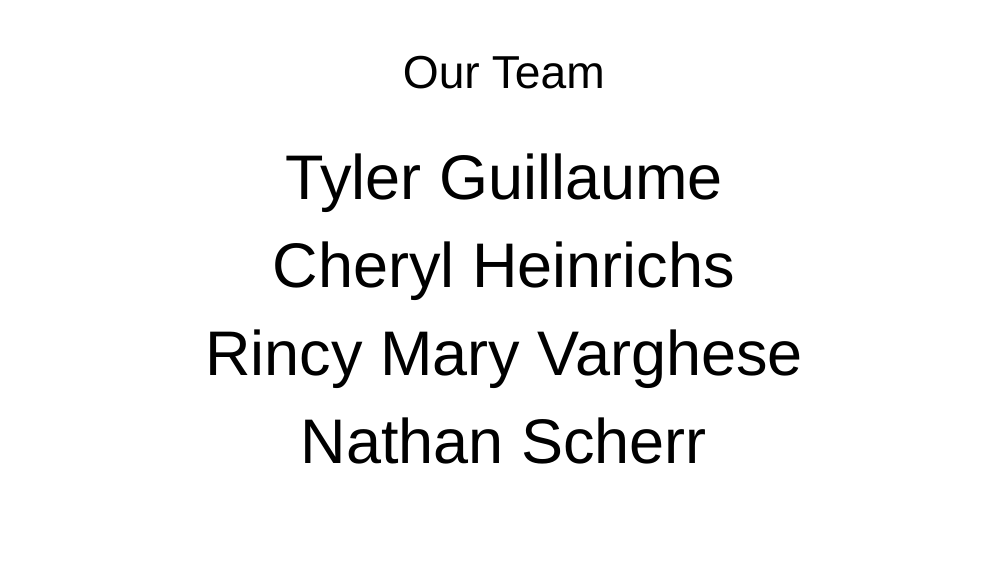
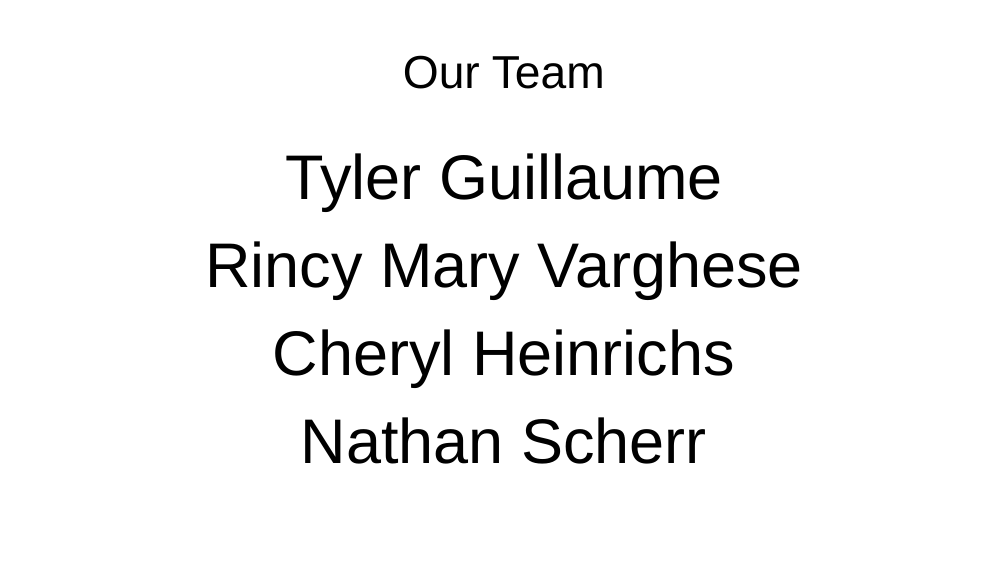
Before and after one commit to Project214PWZ/PizzaWarz, a slide deck: slide 2 of PizzaWarz.gmx/SheBang/PizzaWarz.pptx. Drawn at 1008x567 pixels with LibreOffice and Linux fonts; fonts in the diff are those of the drawing; background and template pictures are left out. Boxes give left, top, right and bottom in pixels: in the first picture for what was removed or moved away, otherwise in the second. Text is boxed around its words. In the diff, an @@ line names an element or a change of style, - is before the commit and + after.

```diff
--- a/PizzaWarz.gmx/SheBang/PizzaWarz.pptx
+++ b/PizzaWarz.gmx/SheBang/PizzaWarz.pptx
@@ text at bbox=[205, 241, 803, 298]: paragraph added @@
+Rincy Mary Varghese
@@ text at bbox=[205, 329, 803, 386]: paragraph removed @@
-Rincy Mary Varghese
```
Also in this commit, not shown: 1 slide added, 6 other files.
